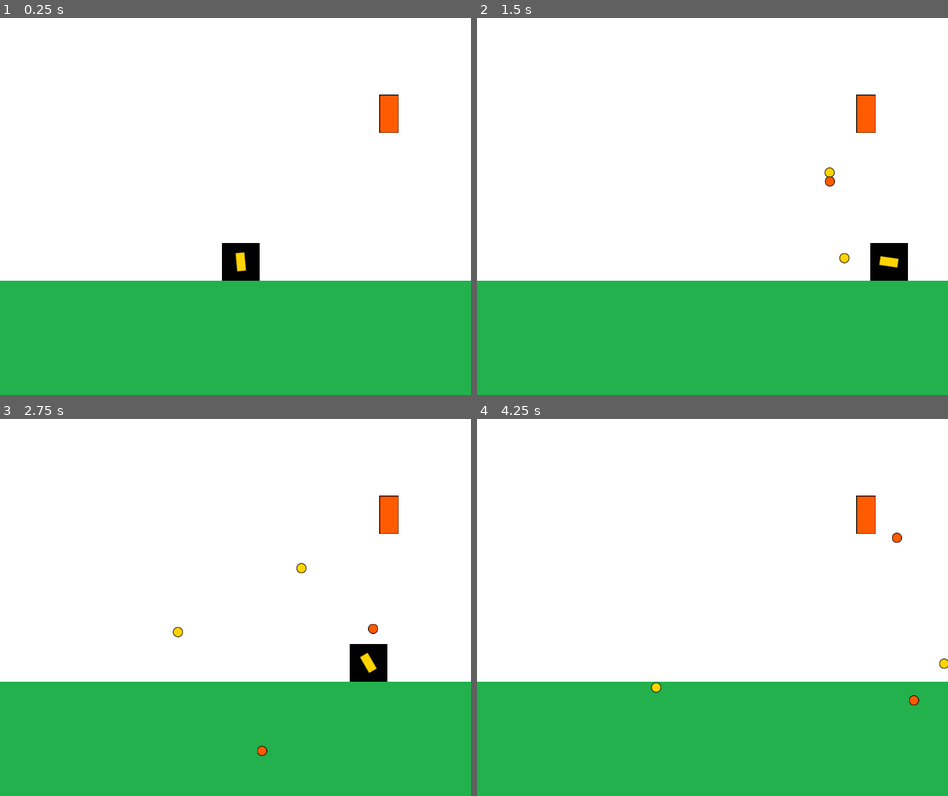
Above: before the commit, frames 1-4 (two rows, left to right).
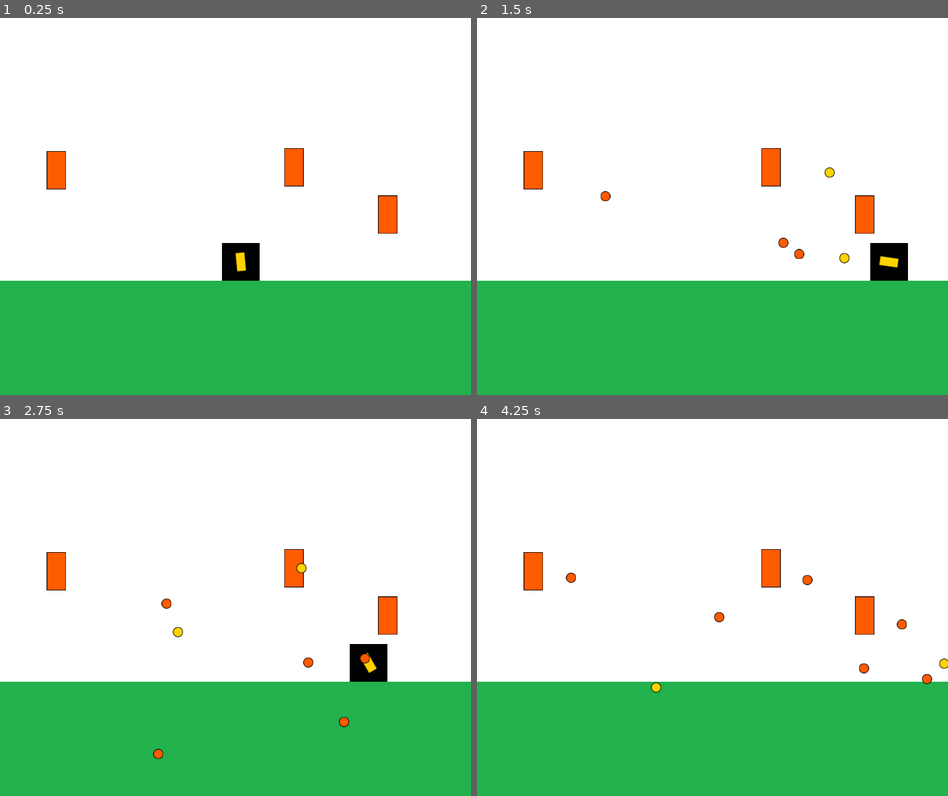
Above: after the commit, the same moments.

Repository: nicomeiradyj/entregas-ipv-meira-nicolas
Game: Godot game, scene res://Main.tscn
Two runs of this game, one before a commit and one after it. Both use one fixed random seed, a clock stepped at 60 frames per second and the inputs below.
Inputs (mouse positions are in pixels of both pictures, inside the frame that each line leads up to):
- Up to frame 1 (0.25 s): no input
- Up to frame 2 (1.5 s): tap Enter at 0.5 s; move the mouse to (816, 183) at 0.52 s; hold D (move_right) 0.53-1.28 s; click (816, 183) at 0.6 s; move the mouse to (618, 221) at 1.27 s; hold A (move_left) from 1.28 s (still down); click (618, 221) at 1.35 s
- Up to frame 3 (2.75 s): move the mouse to (282, 520) at 2.02 s; release A (move_left) at 2.03 s; hold D (move_right) from 2.03 s (still down); click (282, 520) at 2.1 s
- Up to frame 4 (4.25 s): move the mouse to (688, 682) at 2.77 s; click (688, 682) at 2.85 s; move the mouse to (853, 664) at 3.52 s; release D (move_right) at 3.53 s; hold A (move_left) from 3.53 s (still down); click (853, 664) at 3.6 s

The runs differ from the first frame. In frame 1, 1.7% of the frame differs, in the area x 9-85%, y 20-58%; in frame 2, 1.9%; in frame 3, 2.0%; in frame 4, 2.1%, in the area x 9-97%, y 20-76%.

Commit message:
Entrega 2 completa

Diff:
--- a/entrega-2-meira-nicolas/Main.tscn
+++ b/entrega-2-meira-nicolas/Main.tscn
@@ -4,7 +4,6 @@
 [ext_resource type="Script" uid="uid://mgruyh5fufey" path="res://main.gd" id="1_cm0pq"]
 [ext_resource type="Texture2D" uid="uid://bnchqqn0xduh3" path="res://assets/textures/background.png" id="2"]
 [ext_resource type="Texture2D" uid="uid://ccjh23opjwx24" path="res://assets/textures/floor.png" id="3"]
-[ext_resource type="PackedScene" uid="uid://duu4cog0fb05u" path="res://entities/enemies/turret.tscn" id="5_fos0i"]
 
 [node name="Main" type="Node2D" unique_id=584779323]
 script = ExtResource("1_cm0pq")
@@ -30,6 +29,3 @@
 
 [node name="Player" parent="." unique_id=8720970 instance=ExtResource("1")]
 position = Vector2(409, 422)
-
-[node name="Turret" parent="." unique_id=2107063740 instance=ExtResource("5_fos0i")]
-position = Vector2(661, 171)
--- a/entrega-2-meira-nicolas/abstract_projectile.gd
+++ b/entrega-2-meira-nicolas/abstract_projectile.gd
@@ -22,3 +22,7 @@
 
 func _on_timer_timeout() -> void:
 	emit_signal("delete_requested", self)
+
+
+func _on_visible_on_screen_notifier_2d_screen_exited() -> void:
+	queue_free() #borra el nodo cuando cruce la pantalla del juego
--- a/entrega-2-meira-nicolas/entities/player/projectile.tscn
+++ b/entrega-2-meira-nicolas/entities/player/projectile.tscn
@@ -5,3 +5,7 @@
 
 [node name="Projectile" unique_id=781578077 instance=ExtResource("1_txje5")]
 texture = ExtResource("2_kf17x")
+
+[node name="VisibleOnScreenNotifier2D" type="VisibleOnScreenNotifier2D" parent="." index="1" unique_id=1678550298]
+
+[connection signal="screen_exited" from="VisibleOnScreenNotifier2D" to="." method="_on_visible_on_screen_notifier_2d_screen_exited"]
--- a/entrega-2-meira-nicolas/main.gd
+++ b/entrega-2-meira-nicolas/main.gd
@@ -1,7 +1,26 @@
 extends Node2D
 
+var turret_scene: PackedScene = preload("res://entities/enemies/turret.tscn")
 
 
 func _ready() -> void:
 	$Player.set_projectile_container(self)
-	$Turret.set_values($Player, self)
+	#$Turret.set_values($Player, self) esto era para cuando solo tenia 1 torreta fija
+	randomize()
+	for i in range(3):
+		spawn_turret()
+
+func spawn_turret():
+	var turret_instance = turret_scene.instantiate()
+	var screen_width = get_viewport_rect().size.x #limite de la pantalla seria el size
+	#posicion x aleatoria, dentro de la imagen del juego
+	var random_x = randf_range(50, screen_width - 50)
+
+	#posicion Y aleatoria, por arriba del jugador
+	var random_y = randf_range(50, $Player.global_position.y - 50)
+
+	#asignamos las posiciones aleatorias a la torreta
+	turret_instance.global_position = Vector2(random_x, random_y)
+
+	add_child(turret_instance)
+	turret_instance.set_values($Player, self)
